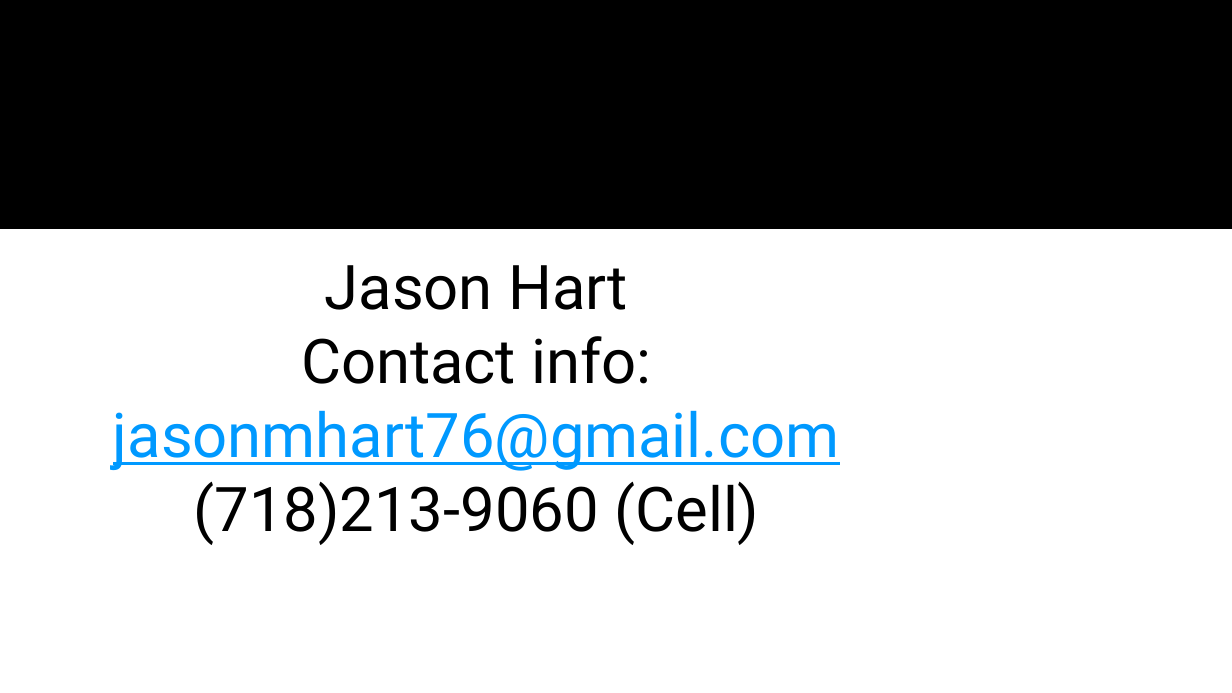
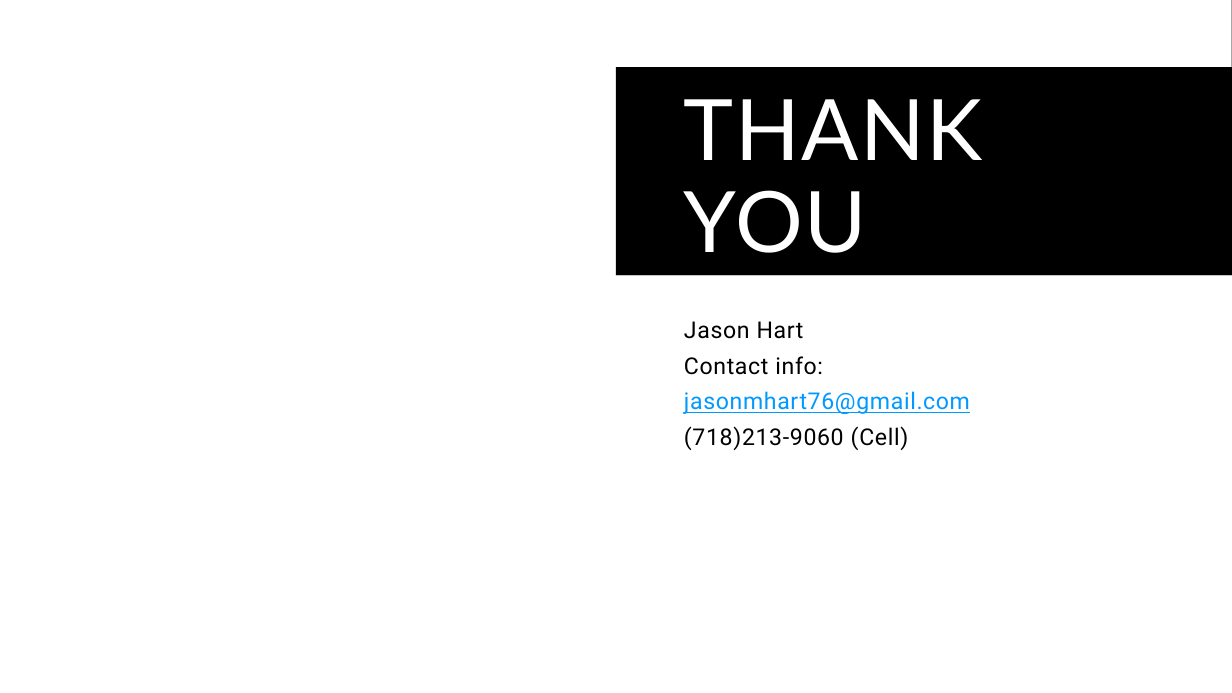
Before and after one commit to jaymhart76/e_commerce_classification_project, a slide deck: slide 10 of E-commerce_project.pptx (slide 9 before the commit). Drawn at 1232x693 pixels with LibreOffice and Linux fonts; fonts in the diff are those of the drawing; background and template pictures are left out. Boxes give left, top, right and bottom in pixels: in the first picture for what was removed or moved away, otherwise in the second. Text is boxed around its words. In the diff, an @@ line names an element or a change of style, - is before the commit and + after.

```diff
--- a/E-commerce_project.pptx
+++ b/E-commerce_project.pptx
@@ rectangle added at box(0, 0, 1232, 693), fill #FFFFFF @@
@@ rectangle added at box(616, 67, 1232, 275), fill #000000 @@
@@ title "THANK YOU": place and size @@
-title "THANK YOU" at box(97, 65, 1135, 216)
+title "THANK YOU" at box(684, 99, 983, 253)
@@ title "THANK YOU" at box(684, 99, 983, 253): size 75 to 66 pt, text colour #000000 to #FFFFFF; alignment centre to left; vertical alignment bottom to middle @@
@@ rectangle added at box(616, 275, 1232, 625), fill #FFFFFF @@
@@ text "Jason Hart": place and size @@
-text "Jason Hart" at box(113, 265, 840, 545)
+text "Jason Hart" at box(684, 321, 970, 450)
@@ text "Jason Hart" at box(684, 321, 970, 450): size 48 to 18 pt, letter spacing 0 to 0.5 pt; alignment centre to left; line spacing 1 to 1.01; more space between paragraphs @@
```
Also in this commit, not shown: 5 other slides changed, 2 slides added, 1 slide removed.
